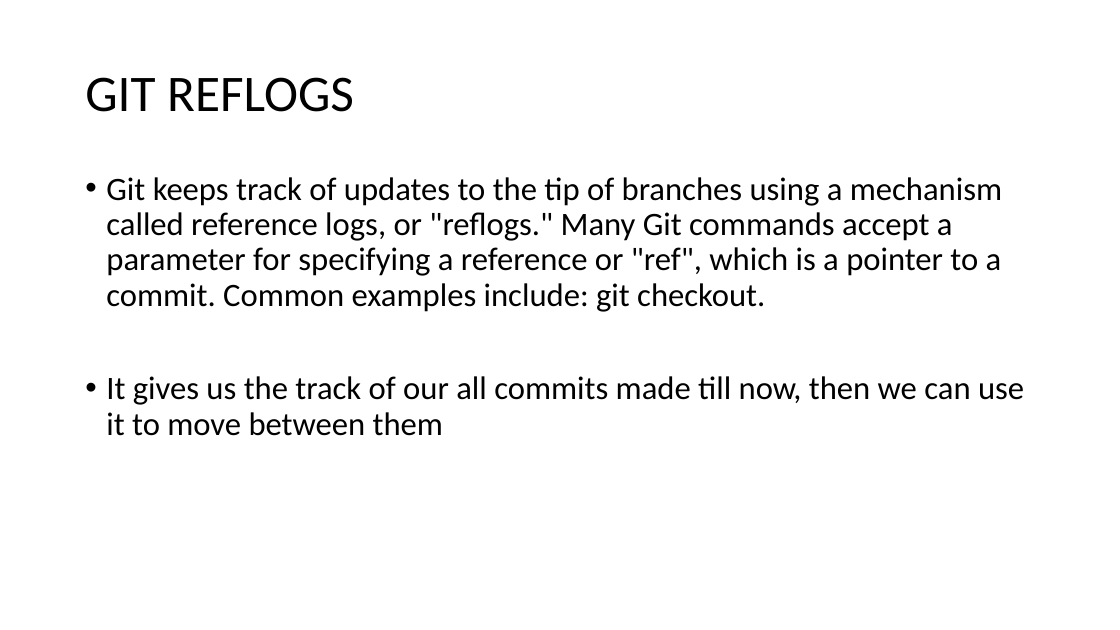
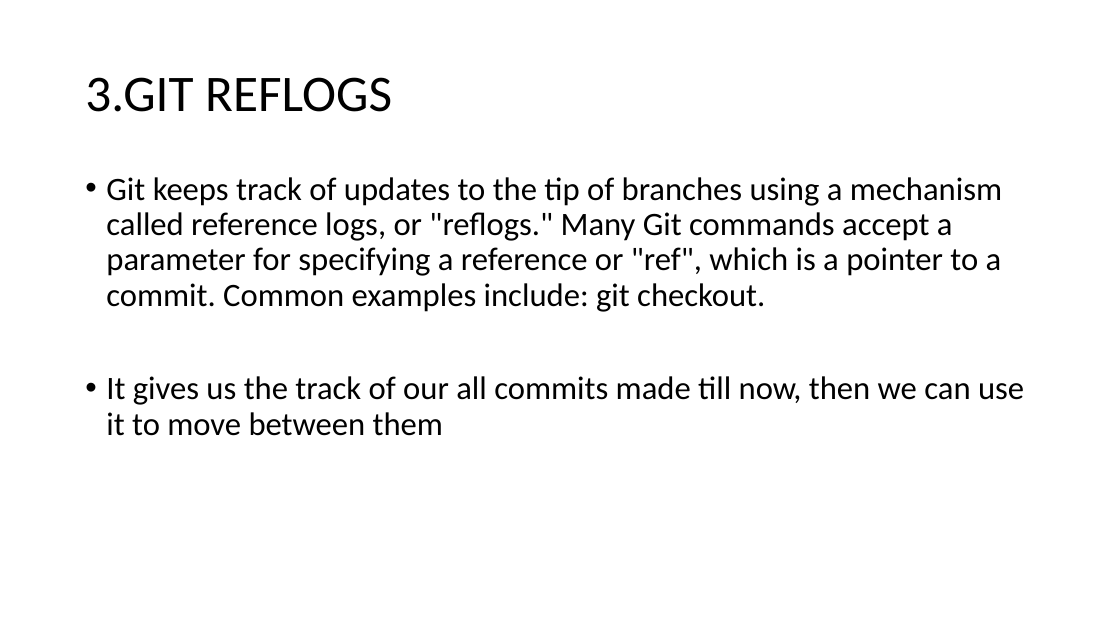
Before and after one commit to abhisheksajwan98/GIT-CONCEPTS, a slide deck: slide 6 of KOSS TASK(ROUND 2).pptx (slide 5 before the commit). Drawn at 1120x630 pixels with LibreOffice and Linux fonts; fonts in the diff are those of the drawing. Boxes give left, top, right and bottom in pixels: in the first picture for what was removed or moved away, otherwise in the second. Text is boxed around its words. In the diff, an @@ line names an element or a change of style, - is before the commit and + after.

```diff
--- a/KOSS TASK(ROUND 2).pptx
+++ b/KOSS TASK(ROUND 2).pptx
@@ title at <box>85,77,392,112</box>: text changed @@
-GIT REFLOGS
+3.GIT REFLOGS
```
Also in this commit, not shown: 7 other slides changed, 1 slide added.
